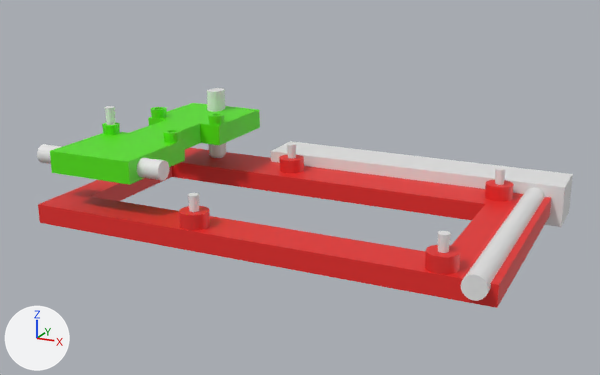
The Blender file 3d/tilter.blend: old version first, new version second.
The view is the same before and after, from a camera (50 mm lens) standing at (95.8, -161.7, 60.0) and looking at (14.8, 9.1, 1.2). Lighting does not change. The marker at lower left points along +X, +Y and +Z.
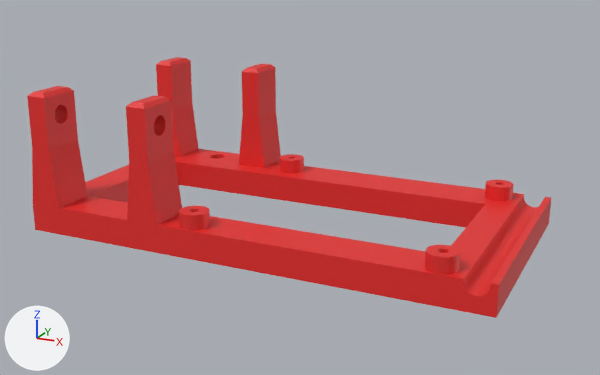
Commit message: fix: tilter

ob_cube_002 is not drawn itself; it is used by a modifier of ob_cube_001.
ob_cylinder_007 is not drawn itself; it is used by a modifier of ob_cube, ob_cube_001.

Location of each change, [x1, y1, x2, y2] in pixels of the pictures (600 x 375 px):
'Cube', reshaped, mesh rescaled, modifiers changed
    before: [38, 148, 551, 308]
    after: [33, 149, 551, 318]
'Cube.003', shown (red)
    after: [27, 57, 281, 226]
'Cube.001', deleted, hidden, added (green)
    before: [50, 103, 260, 185]
'Cube.004', hidden
    before: [271, 141, 573, 227]
'Cylinder.005', hidden
    before: [461, 187, 545, 301]
'Cylinder.004', hidden
    before: [37, 144, 169, 180]
'Cylinder.003', hidden (green)
    before: [102, 107, 225, 143]
'Cylinder', hidden
    before: [188, 143, 506, 253]
'Cylinder.006', deleted
    before: [207, 88, 226, 158]
'Cylinder.002', hidden
    before: [105, 106, 115, 125]
part 3 of me_cube_004, built on (red)
    after: [27, 61, 281, 226]

The change, as a list of edits to the scene's bpy script:
```text
Change me_cube:
    where me_cube.from_pydata(...)  # 8 vertices, 6 faces; spans x -5.0..5.68, y -7.3..5.0, z -5.0..5.0
    used by ob_cube_004; location = (30.2, 42.5, -3.5); scale = (7.33, 1.0, 1.0)
    me_cube part 1: the whole mesh is scaled about its middle by (0.981, 1, 1), then moved by (0.1, 0.0, 0.0)
Change me_cube_001:
    where me_cube_001.from_pydata(...)  # 8 vertices, 6 faces; spans x -12.2..6.2, y -3.3..56.7, z 0.5..5.0
    used by ob_cube; location = (32.9, -17.9, -6.4); scale = (5.86, 1.0, 1.0)
    me_cube_001 part 2: the whole mesh is scaled about its middle by (1.01, 1, 1.44), then moved by (-0.1, 0.0, -1.0)
Change me_cube_004:
    where me_cube_004.from_pydata(...)  # 12 vertices, 10 faces; spans x -15.9..-11.1, y -30.0..-20.0, z -16.8..-0.3
    used by ob_cube_003; location = (-22.4, 8.7, 15.2)
    verts and faces of me_cube_004; kept vertices keep their numbers, new ones are numbered from 12
    before: 0 (-15.9, -30.0, -16.8), 1 (-15.9, -20.0, -16.8), 2 (-11.1, -30.0, -16.8), 3 (-11.1, -20.0, -16.8)
    me_cube_004 part 3
    add delete_faces([(0, 1, 3, 2)])
    add for i in [*range(0, 4)]: verts[i] += (0.0, 0.0, 4.0)
    add verts[12] = (-17.5, -30.0, -26.8)
    add verts[13] = (-17.5, -20.0, -26.8)
    add verts[14] = (-9.5, -30.0, -26.8)
    add verts[15] = (-9.5, -20.0, -26.8)
    add faces += [(0, 1, 13, 12), (12, 13, 15, 14), (0, 12, 14, 2), (1, 3, 15, 13), (2, 14, 15, 3)]
Add me_cylinder_005:
    me_cylinder_005.from_pydata(...)  # 160 vertices, 130 faces; spans x -5.2..5.2, y -5.2..5.2, z -31.9..5.0
Change ob_cube_002:
    ob_cube_002.location: (-22.43, 8.7, 11.38) -> (-22.43, 8.7, 21.38)
Change ob_cylinder:
    add ob_cylinder.hide_set(True)  # its collection is switched off
Change ob_cylinder_002:
    ob_cylinder_002.location: (-31.3, -1.5, 14.2) -> (-31.3, -1.5, 24.2)
    add ob_cylinder_002.hide_set(True)  # its collection is switched off
Change ob_cube_004:
    add ob_cube_004.hide_set(True)  # its collection is switched off
Change ob_cylinder_004:
    ob_cylinder_004.location: (-22.4, -16.3, 9.5) -> (-22.4, -16.3, 19.5)
    add ob_cylinder_004.hide_set(True)  # its collection is switched off
Change ob_cylinder_005:
    add ob_cylinder_005.hide_set(True)  # its collection is switched off
Remove ob_cylinder_006:
    ob_cylinder_006 = bpy.data.objects.new('Cylinder.006', me_cylinder_006)
    ob_cylinder_006.location = (-22.4, 33.5, 9.5)
Change ob_cube:
    where _m = ob_cube.modifiers.new('Boolean', 'BOOLEAN')
    _m.object: ob_cylinder_006 -> ob_cylinder_007
Change ob_cube_003:
    ob_cube_003.location: (-22.4, 8.7, 15.2) -> (-22.4, 8.7, 25.2)
    remove ob_cube_003.hide_set(True)
Change ob_cube_001:
    ob_cube_001.location: (-22.4, 8.7, 15.2) -> (-22.4, 8.7, 25.2)
    where _m = ob_cube_001.modifiers.new('Boolean.004', 'BOOLEAN')
    _m.object: ob_cylinder_006 -> ob_cylinder_007
    add ob_cube_001.hide_set(True)
Change ob_cylinder_003:
    ob_cylinder_003.location: (-22.4, 8.7, 15.1) -> (-22.4, 8.7, 25.1)
    add ob_cylinder_003.hide_set(True)
Add ob_cylinder_007:
    ob_cylinder_007 = bpy.data.objects.new('Cylinder.007', me_cylinder_005)
    ob_cylinder_007.location = (-22.43, 33.48, 19.51)
    ob_cylinder_007.scale = (0.929, 0.929, 0.929)
    ob_cylinder_007.hide_set(True)  # its collection is switched off
```
